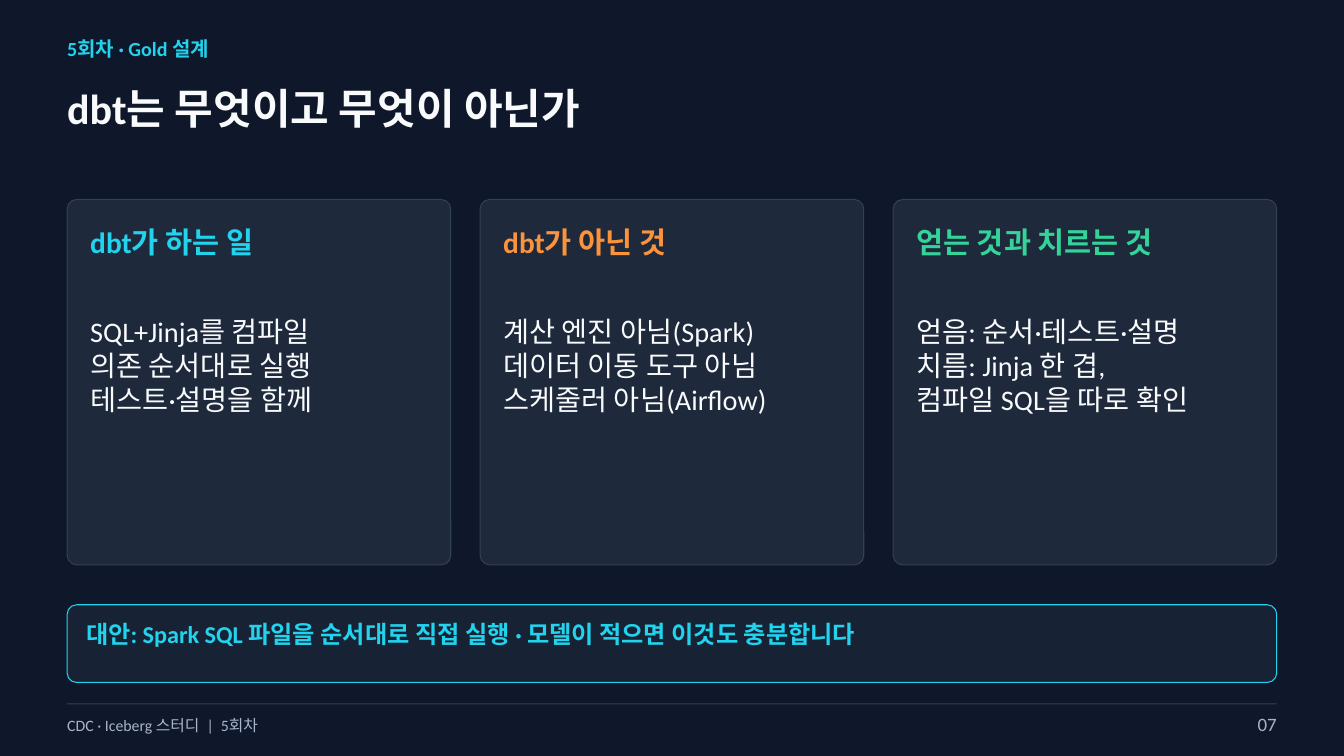
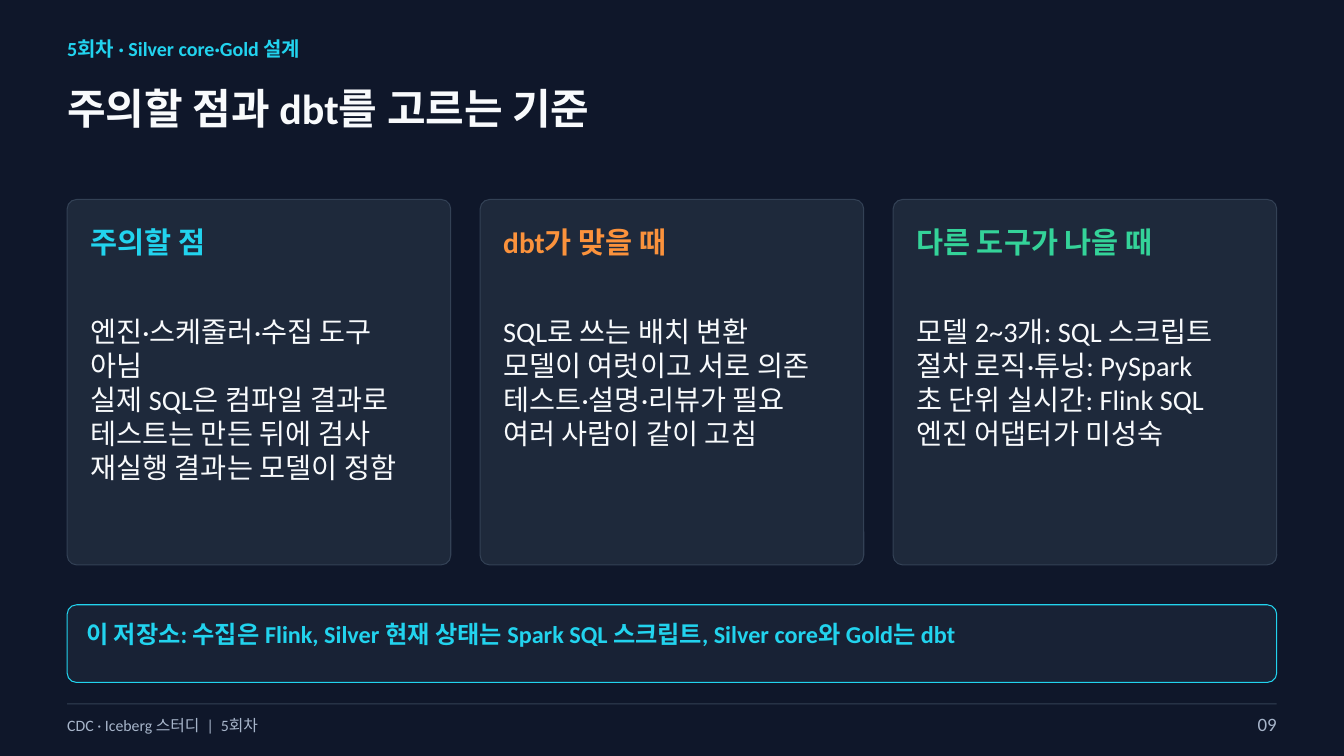
Before and after one commit to kim-dabin/cdc-lakehouse-study, a slide deck: slide 9 of labs/session05/slides/05-session05-student.pptx (slide 7 before the commit). Drawn at 1344x756 pixels with LibreOffice and Linux fonts; fonts in the diff are those of the drawing. Boxes give left, top, right and bottom in pixels: in the first picture for what was removed or moved away, otherwise in the second. Text is boxed around its words. In the diff, an @@ line names an element or a change of style, - is before the commit and + after.

```diff
--- a/labs/session05/slides/05-session05-student.pptx
+++ b/labs/session05/slides/05-session05-student.pptx
@@ text at box(67, 39, 301, 58): text changed @@
-5회차 · Gold 설계
+5회차 · Silver core·Gold 설계
@@ text at box(67, 88, 589, 128): text changed @@
-dbt는 무엇이고 무엇이 아닌가
+주의할 점과 dbt를 고르는 기준
@@ text at box(90, 228, 205, 256): text changed @@
-dbt가 하는 일
+주의할 점
@@ text at box(503, 228, 666, 256): text changed @@
-dbt가 아닌 것
+dbt가 맞을 때
@@ text at box(916, 228, 1153, 256): text changed @@
-얻는 것과 치르는 것
+다른 도구가 나을 때
@@ text at box(90, 318, 396, 481): text changed @@
-SQL+Jinja를 컴파일
-의존 순서대로 실행
-테스트·설명을 함께
+엔진·스케줄러·수집 도구 아님
+실제 SQL은 컴파일 결과로
+테스트는 만든 뒤에 검사
+재실행 결과는 모델이 정함
@@ text at box(503, 318, 809, 447): text changed @@
-계산 엔진 아님(Spark)
-데이터 이동 도구 아님
-스케줄러 아님(Airflow)
+SQL로 쓰는 배치 변환
+모델이 여럿이고 서로 의존
+테스트·설명·리뷰가 필요
+여러 사람이 같이 고침
@@ text at box(916, 318, 1212, 447): text changed @@
-얻음: 순서·테스트·설명
-치름: Jinja 한 겹,
-컴파일 SQL을 따로 확인
+모델 2~3개: SQL 스크립트
+절차 로직·튜닝: PySpark
+초 단위 실시간: Flink SQL
+엔진 어댑터가 미성숙
@@ text at box(86, 622, 955, 647): text changed @@
-대안: Spark SQL 파일을 순서대로 직접 실행 · 모델이 적으면 이것도 충분합니다
+이 저장소: 수집은 Flink, Silver 현재 상태는 Spark SQL 스크립트, Silver core와 Gold는 dbt
@@ text at box(1258, 719, 1277, 731): text changed @@
-07
+09
```
Also in this commit, not shown: 27 other slides changed, 3 slides added, 1 slide removed, 1 other file.
